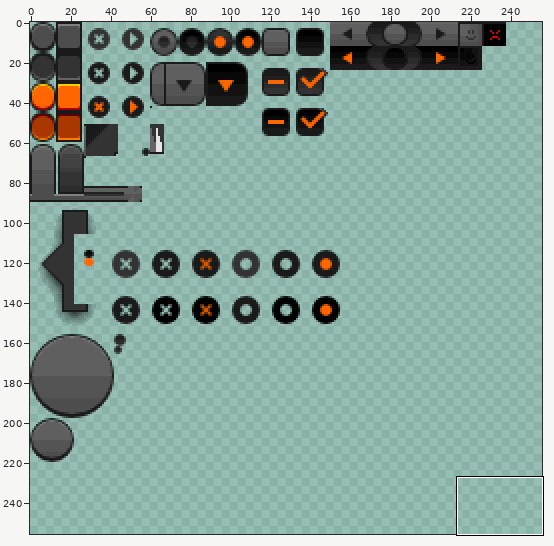
Sprite sheet, stored at resources/gui_resources.png. The first picture is a wide view before the edit; the outline marks the close-up.
Close-up. The starting point:
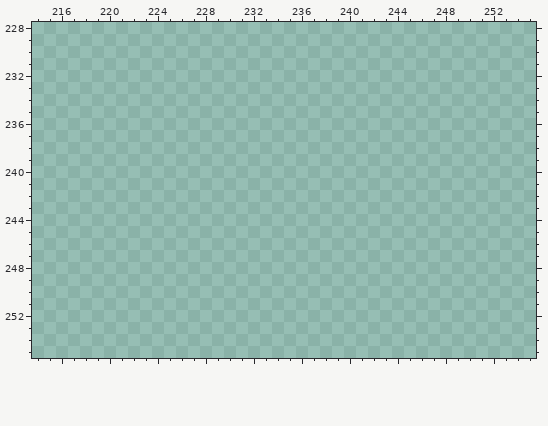
The file is 256x256 pixels. Pixels under 10% opacity are left out. Colours within 5 levels of each other are drawn and written as one. Shown: x 214..255, y 228..255.
Now the later version:
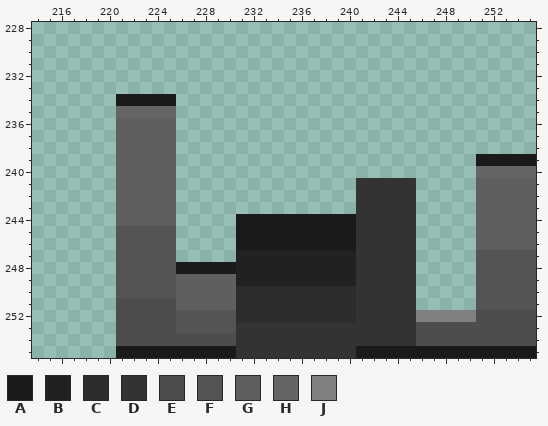
Palette (. is transparent): A #1a1a1a  B #212121  C #2c2c2c  D #333333  E #4d4d4d  F #545454  G #5f5f5f  H #656565  J #808080
The commit says: Made some edits to the GUI resource texture (no changes to how it's used yet)
Edits made:
y 234: x 221..225 ..... -> AAAAA
y 235: x 221..225 ..... -> HHHHH
y 236..238: x 221..225 ..... -> GGGGG
y 239: x 221..225 ..... -> GGGGG; x 251..255 ..... -> AAAAA
y 240: x 221..225 ..... -> GGGGG; x 251..255 ..... -> HHHHH
y 241..243: x 221..225 ..... -> GGGGG; x 241..245 ..... -> DDDDD; x 251..255 ..... -> GGGGG
y 244: x 221..225 ..... -> GGGGG; x 231..245 ............... -> AAAAAAAAAADDDDD; x 251..255 ..... -> GGGGG
y 245..246: x 221..225 ..... -> FFFFF; x 231..245 ............... -> AAAAAAAAAADDDDD; x 251..255 ..... -> GGGGG
y 247: x 221..225 ..... -> FFFFF; x 231..245 ............... -> BBBBBBBBBBDDDDD; x 251..255 ..... -> FFFFF
y 248: x 221..245 ......................... -> FFFFFAAAAABBBBBBBBBBDDDDD; x 251..255 ..... -> FFFFF
y 249: x 221..245 ......................... -> FFFFFGGGGGBBBBBBBBBBDDDDD; x 251..255 ..... -> FFFFF
y 250: x 221..245 ......................... -> FFFFFGGGGGCCCCCCCCCCDDDDD; x 251..255 ..... -> FFFFF
y 251: x 221..245 ......................... -> EEEEEGGGGGCCCCCCCCCCDDDDD; x 251..255 ..... -> FFFFF
y 252: x 221..255 ................................... -> EEEEEFFFFFCCCCCCCCCCDDDDDJJJJJEEEEE
y 253: x 221..255 ................................... -> EEEEEFFFFFDDDDDDDDDDDDDDDEEEEEEEEEE
y 254: x 221..255 ................................... -> EEEEEEEEEEDDDDDDDDDDDDDDDEEEEEEEEEE
y 255: x 221..255 ................................... -> AAAAAAAAAADDDDDDDDDDAAAAAAAAAAAAAAA
